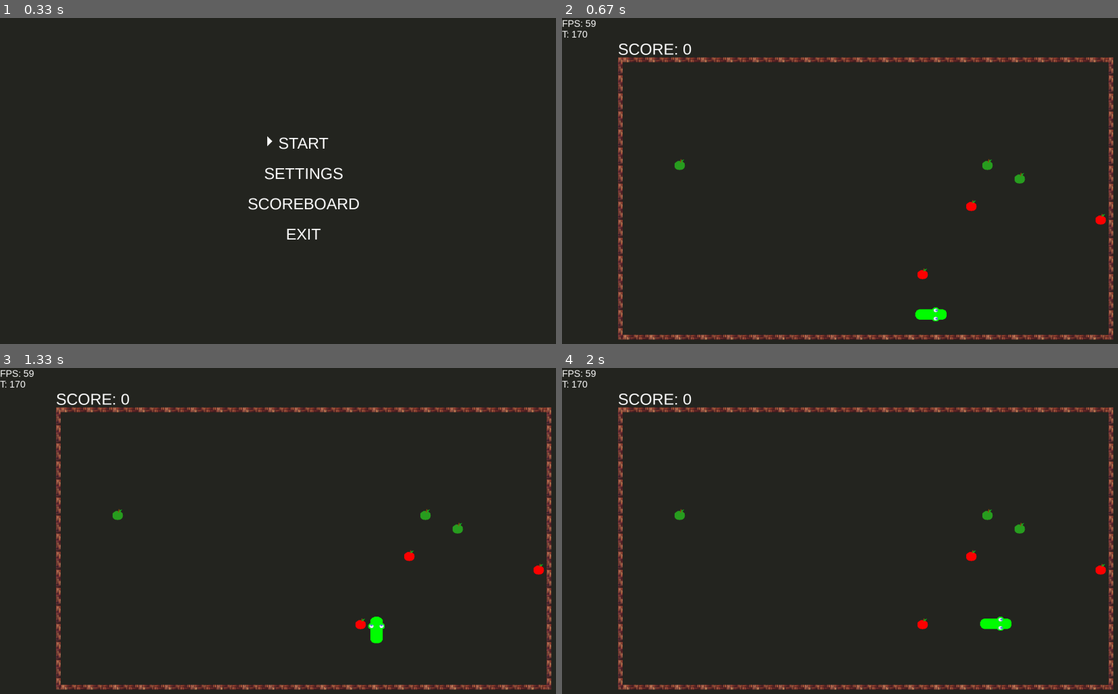
Above: before the commit, frames 1-4 (two rows, left to right).
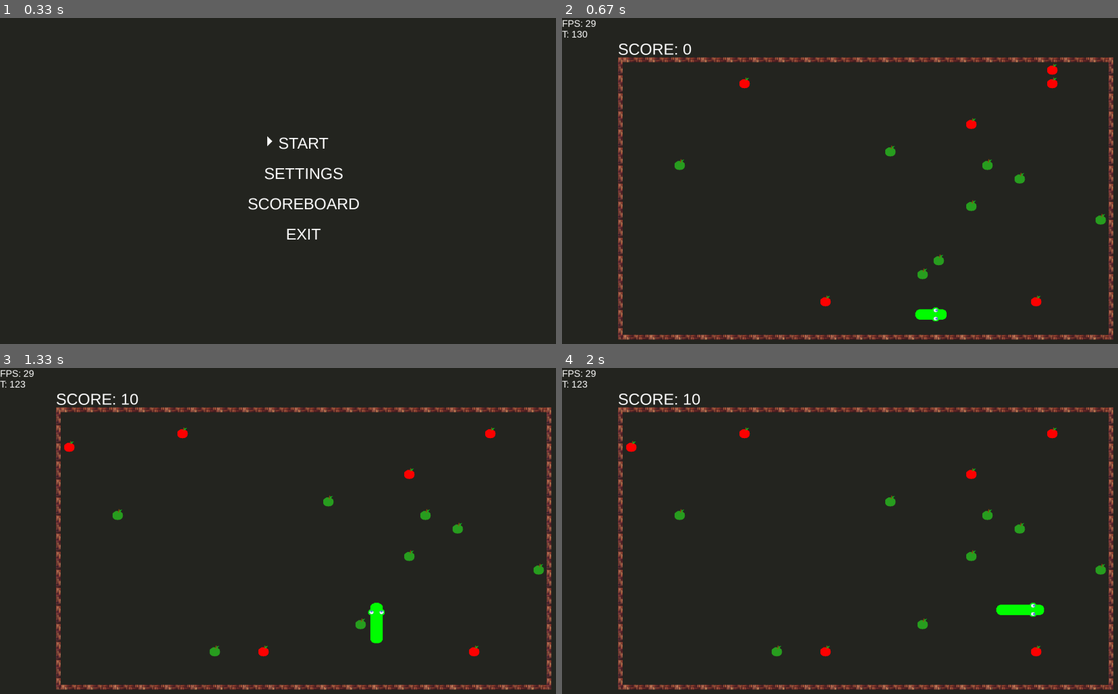
Above: after the commit, the same moments.

Repository: jorenchik/snake-pygame
Game: pygame game, started from index.py
Same seed, same stepped clock (60 frames per second), same inputs: the game is played once before the commit and once after it.
Inputs:
- Up to frame 1 (0.33 s): no input
- Up to frame 2 (0.67 s): tap Enter at 0.33 s
- Up to frame 3 (1.33 s): hold Up 0.67-1.13 s; hold Right from 1.22 s (still down)
- Up to frame 4 (2 s): release Right at 1.68 s

Frame 1 is identical in both runs. In frame 2, 0.6% of the frame differs, in the area x 2-98%, y 0-89%; in frame 3, 0.8%; in frame 4, 1.1%.

Commit message:
Convert alpha on some sprites

Diff:
--- a/config.ini
+++ b/config.ini
@@ -2,10 +2,10 @@
 multiplayer = False
 player1color = lime
 player2color = orange
-portalwalls = False
-speedincaftereat = False
+portalwalls = True
+speedincaftereat = True
 initialmovementperiod = 250
-initialspeed = 5
-poisonousfoodcount = 3
-foodcount = 3
+initialspeed = 7
+poisonousfoodcount = 6
+foodcount = 8
 poisonousfoodrespawn = True
--- a/game.py
+++ b/game.py
@@ -238,10 +238,10 @@
         self.rightBorder = pg.Rect(self.SCREEN_WIDTH*(playfieldSize[0]+self.sidePadding),self.SCREEN_HEIGHT*self.topPadding+self.SCREEN_HEIGHT*playfieldYOffset-self.wallHeight,self.wallWidth,self.SCREEN_HEIGHT*playfieldSize[1]+self.wallHeight*2)
         self.snakeParts, self.foods, self.events, self.availablePositions = [],[],[],[]
         self.playfield = playfield
-        self.topWallSprite = pg.transform.smoothscale(pg.image.load(wall), (self.topBorder.w,self.topBorder.h))
-        self.bottomWallSprite = pg.transform.scale(pg.image.load(wall), (self.bottomBorder.w,self.bottomBorder.h))
-        self.leftWallSprite = pg.transform.smoothscale(pg.image.load(sideWall), (self.leftBorder.w,self.leftBorder.h))
-        self.rightWallSprite = pg.transform.scale(pg.image.load(sideWall), (self.leftBorder.w,self.leftBorder.h))
+        self.topWallSprite = pg.transform.smoothscale(pg.image.load(wall).convert_alpha(), (self.topBorder.w,self.topBorder.h))
+        self.bottomWallSprite = pg.transform.scale(pg.image.load(wall).convert_alpha(), (self.bottomBorder.w,self.bottomBorder.h))
+        self.leftWallSprite = pg.transform.smoothscale(pg.image.load(sideWall).convert_alpha(), (self.leftBorder.w,self.leftBorder.h))
+        self.rightWallSprite = pg.transform.scale(pg.image.load(sideWall).convert_alpha(), (self.leftBorder.w,self.leftBorder.h))
         for i, col in enumerate(playfield.rects):
             for rect in col:
                 self.availablePositions.append(rect.pos)
@@ -270,7 +270,7 @@
         Sets the background as either an icon or a color.
         """
         if type(self.background).__name__ == 'tuple': self.screen.fill(self.background)
-        if type(self.background).__name__ == 'PosixPath': self.screen.blit(pg.transform.scale(pg.image.load(background), (self.SCREEN_WIDTH,self.SCREEN_HEIGHT)),(0,0))
+        if type(self.background).__name__ == 'PosixPath': self.screen.blit(pg.transform.scale(pg.image.load(background).convert_alpha(), (self.SCREEN_WIDTH,self.SCREEN_HEIGHT)),(0,0))
         return self
     def update(self):
         pg.display.update()
--- a/settings.py
+++ b/settings.py
@@ -68,7 +68,7 @@
 drawPlayfieldRects = False
 
 # Fps
-fps = 60
+fps = 30
 
 # Font
 scoreFontSize = 50
